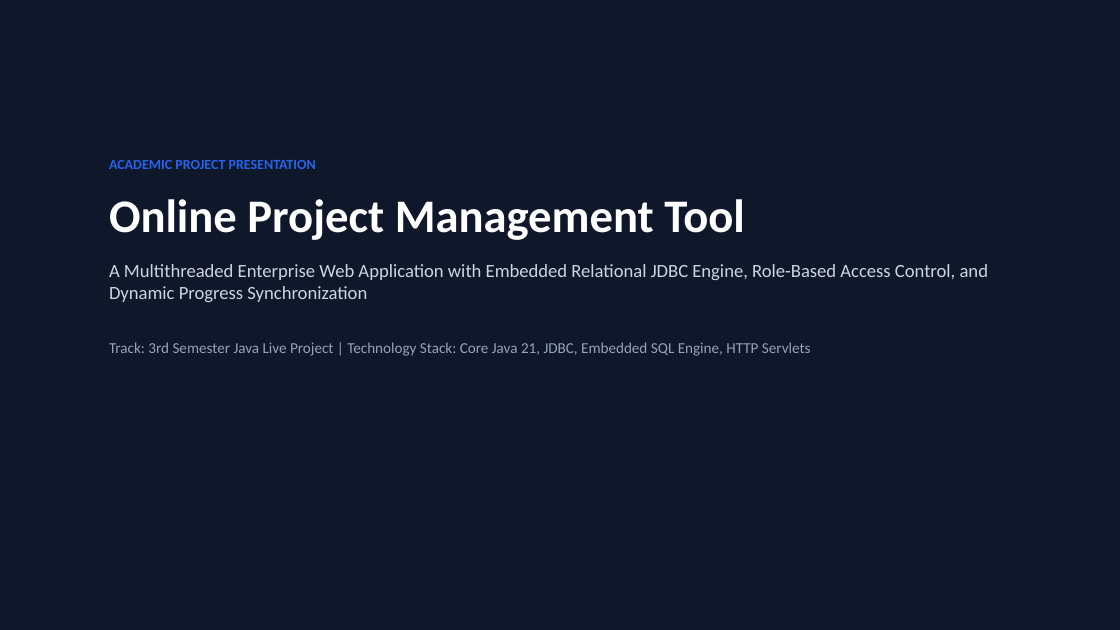
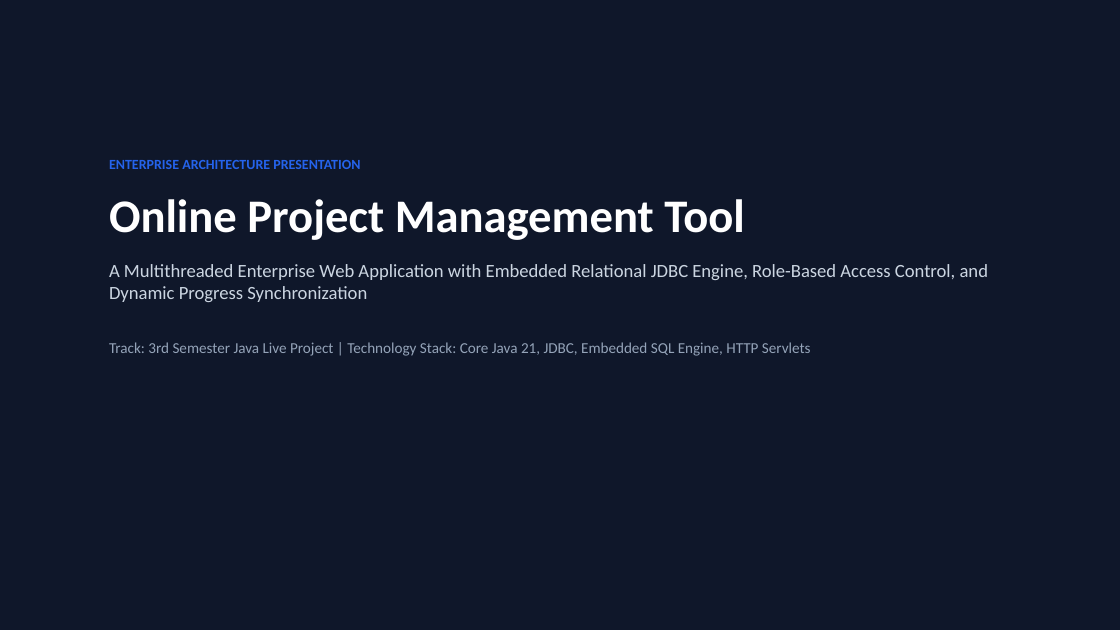
Before and after one commit to luvsingh2006/Online-Project-Management-Tool, a slide deck: slide 1 of presentation/Online_Project_Management_Tool_Presentation.pptx. Drawn at 1120x630 pixels with LibreOffice and Linux fonts; fonts in the diff are those of the drawing. Boxes give left, top, right and bottom in pixels: in the first picture for what was removed or moved away, otherwise in the second. Text is boxed around its words. In the diff, an @@ line names an element or a change of style, - is before the commit and + after.

Commit message:
docs: streamline readme and presentation with enterprise architecture focus

```diff
--- a/presentation/Online_Project_Management_Tool_Presentation.pptx
+++ b/presentation/Online_Project_Management_Tool_Presentation.pptx
@@ text at [109, 160, 360, 169]: text changed @@
-ACADEMIC PROJECT PRESENTATION
+ENTERPRISE ARCHITECTURE PRESENTATION
```
Also in this commit, not shown: 4 other slides changed, 1 other file.
